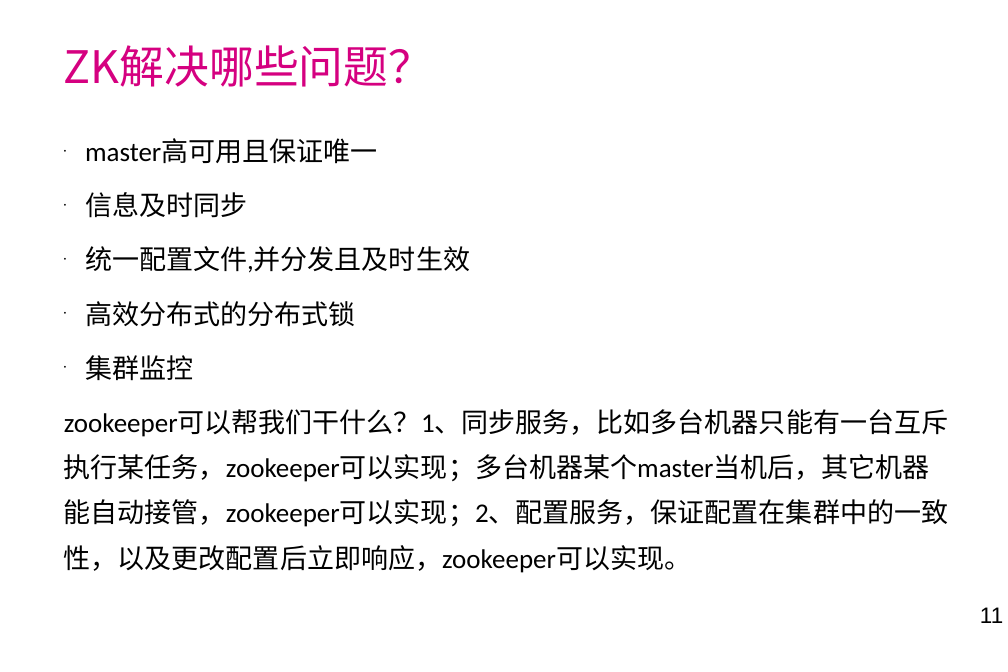
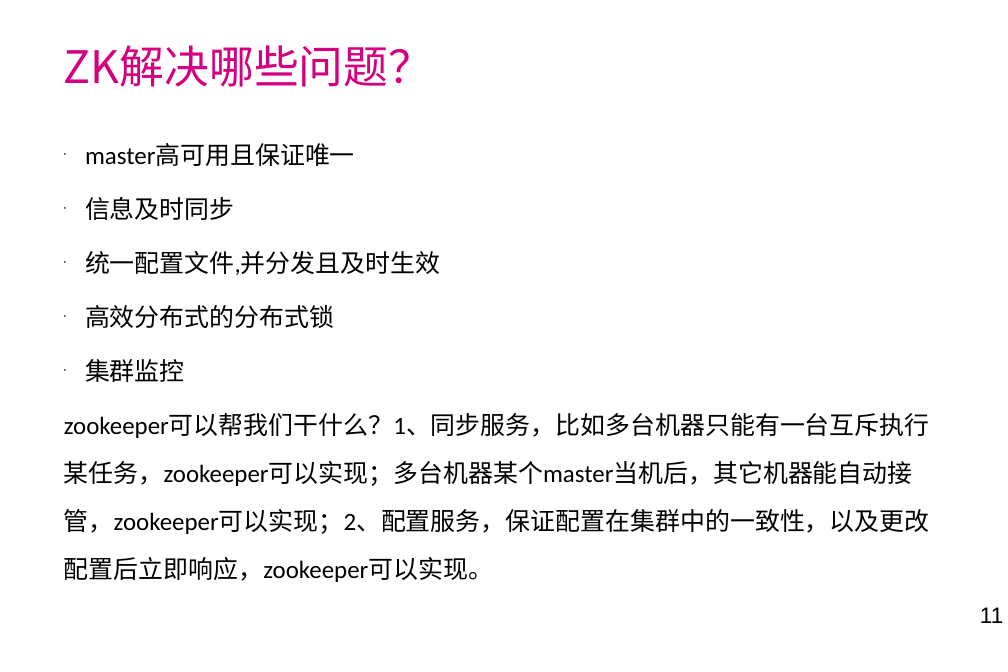
Before and after one commit to laienliang/netty-demo, a slide deck: slide 11 of doc/netty学习分享.ppt. Drawn at 1008x672 pixels with LibreOffice and Linux fonts; fonts in the diff are those of the drawing; background and template pictures are left out. Boxes give left, top, right and bottom in pixels: in the first picture for what was removed or moved away, otherwise in the second. Text is boxed around its words. In the diff, an @@ line names an element or a change of style, - is before the commit and + after.

Commit message:
nio服务端

```diff
--- a/doc/netty学习分享.ppt
+++ b/doc/netty学习分享.ppt
@@ text "master高可用且保证唯一" at box(64, 144, 930, 582): size 21.7 to 20 pt; line spacing 1.4 to 1.6; less space between paragraphs @@
```
Also in this commit, not shown: 8 other slides changed, 1 slide added, 1 slide removed, 2 other files.
